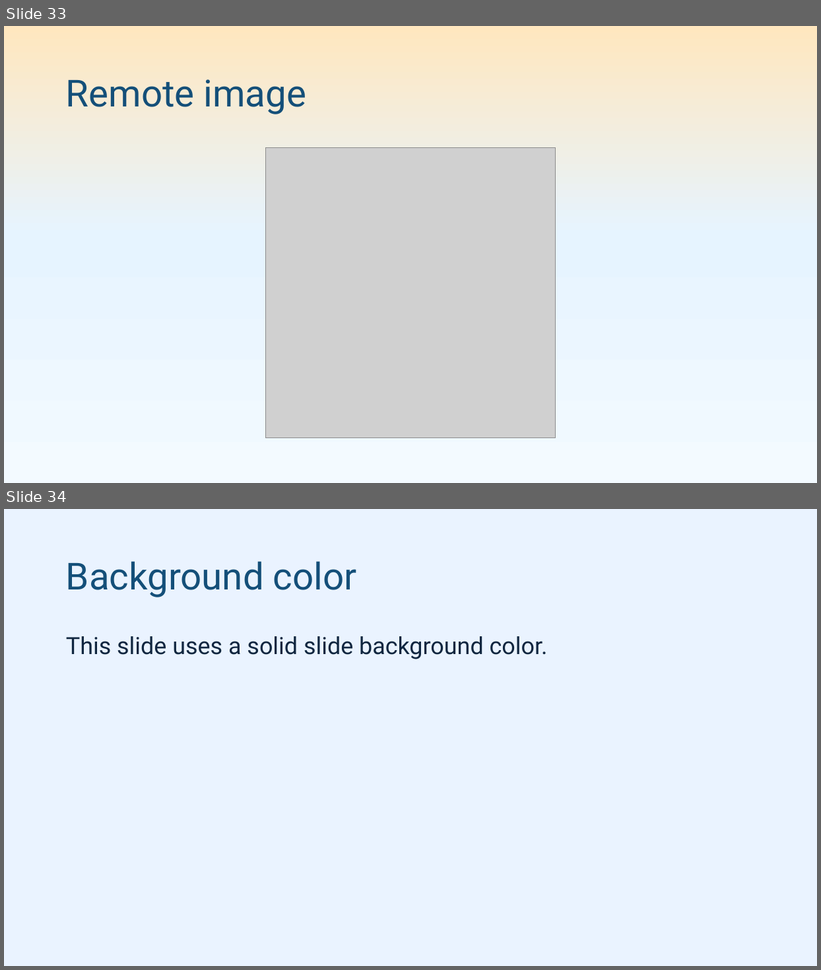
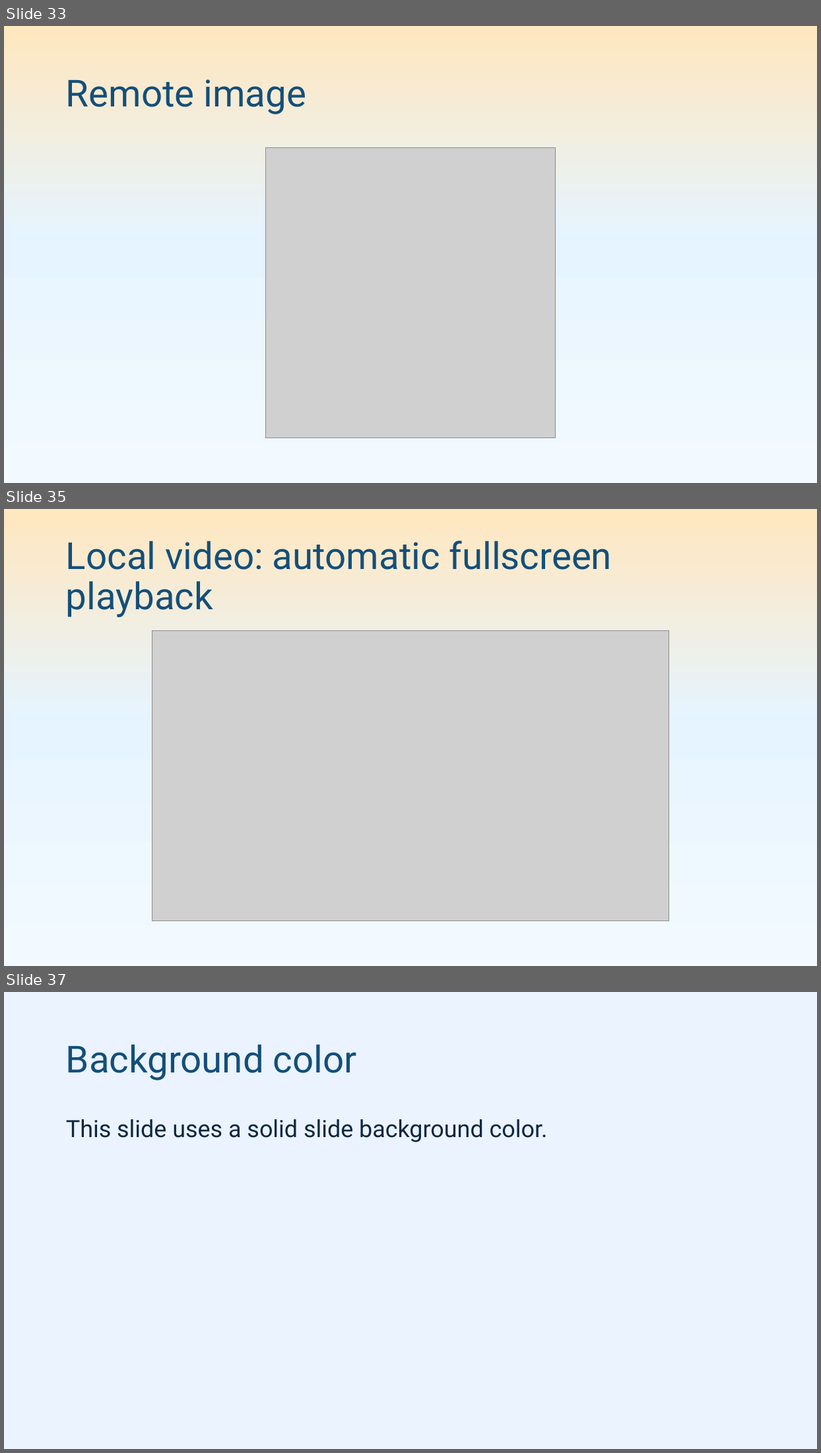
Before and after one commit to pseudosavant/markdown-pptx, a slide deck: sample/showcase.pptx. Shown one above the other, each under a label of ours: slides 33 and 34 before the commit, slides 33, 35 and 37 after it; the slides between them are not shown. The pictures are 821x970 and 821x1453 pixels, drawn with LibreOffice and Linux fonts; fonts in the diff are those of the drawing; grey boxes stand for pictures. Boxes give left, top, right and bottom in pixels: in the first picture for what was removed or moved away, otherwise in the second. Text is boxed around its words. In the diff, an @@ line names an element or a change of style, - is before the commit and + after.

```diff
--- a/sample/showcase.pptx
+++ b/sample/showcase.pptx
@@ slide 35 added at <box>4,509,817,966</box>, background gradient #F3FAFF to #E6F4FF to #FFE7BF @@
@@ title added at <box>66,541,612,617</box>, 44 pt, text #144F79 @@
+Local video: automatic fullscreen playback
@@ picture added at <box>152,631,669,921</box> @@
@@ what was slide 34 is now slide 37 @@
```
Also in this commit, not shown: 1 slide changed, 2 other slides added, 28 other files.
